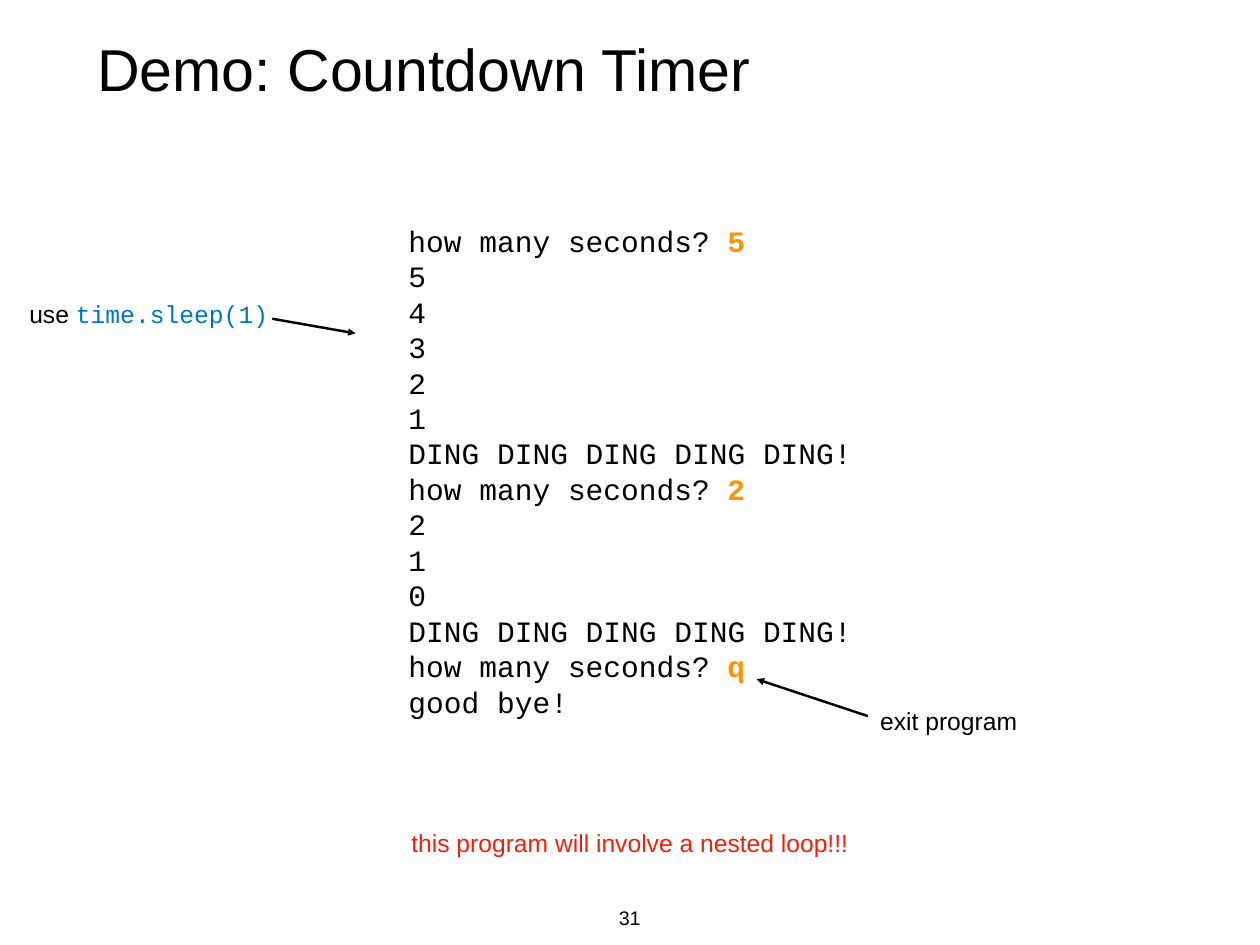
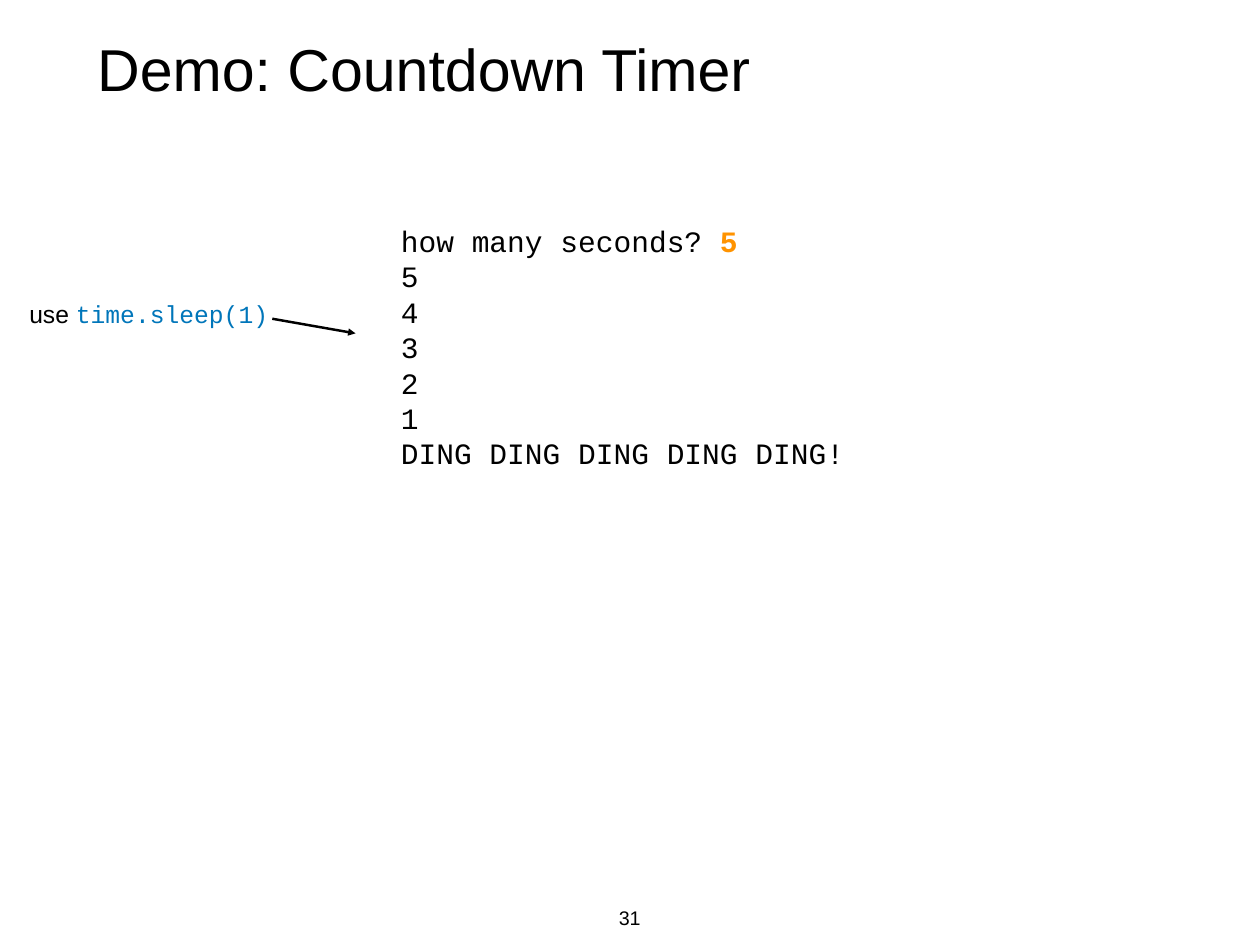
Before and after one commit to tylerharter/caraza-harter-com, a slide deck: slide 31 of tyler/meena/cs220/s21/materials/lec_11_S21.ppt. Drawn at 1260x945 pixels with LibreOffice and Linux fonts; fonts in the diff are those of the drawing. Boxes give left, top, right and bottom in pixels: in the first picture for what was removed or moved away, otherwise in the second. Text is boxed around its words. In the diff, an @@ line names an element or a change of style, - is before the commit and + after.

Commit message:
Fixing lec 11 slide deck

```diff
--- a/tyler/meena/cs220/s21/materials/lec_11_S21.ppt
+++ b/tyler/meena/cs220/s21/materials/lec_11_S21.ppt
@@ text "how many seconds? 5": place and size @@
-text "how many seconds? 5" at [408, 231, 852, 719]
+text "how many seconds? 5" at [401, 231, 844, 465]
@@ text at [408, 479, 852, 719]: paragraphs removed @@
-how many seconds? 2
-2
-1
-0
-DING DING DING DING DING!
-how many seconds? q
-good bye!
@@ arrow removed from (867, 716) to (757, 679) @@
@@ text removed at [880, 712, 1017, 735] @@
-exit program
@@ text removed at [411, 834, 848, 857] @@
-this program will involve a nested loop!!!
```
Also in this commit, not shown: 1 other file.
